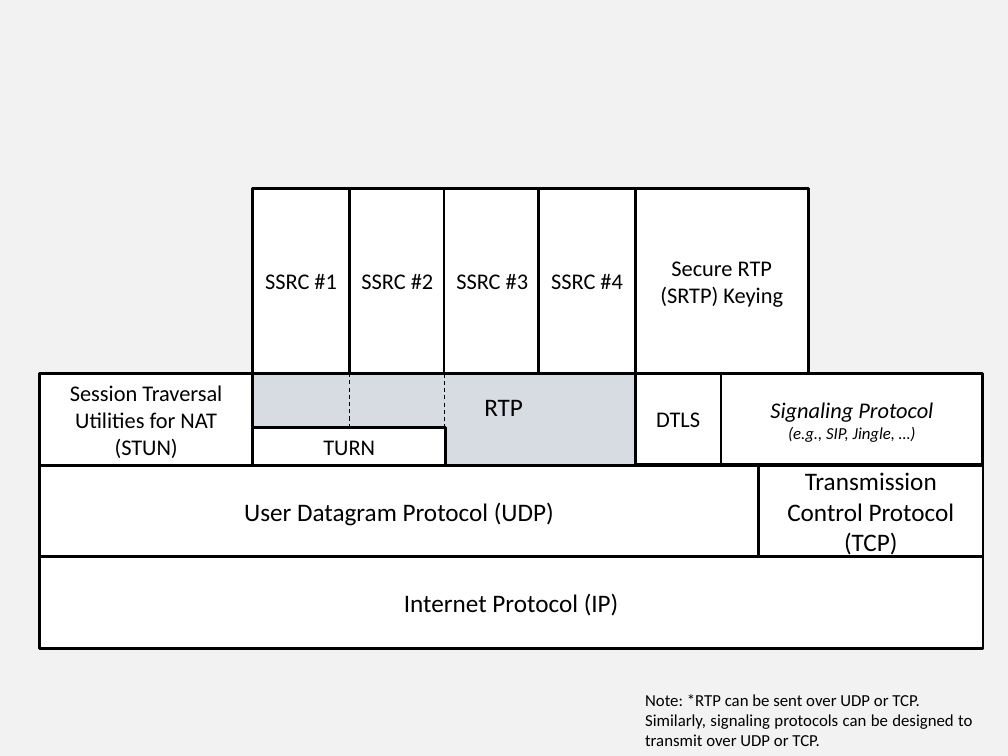
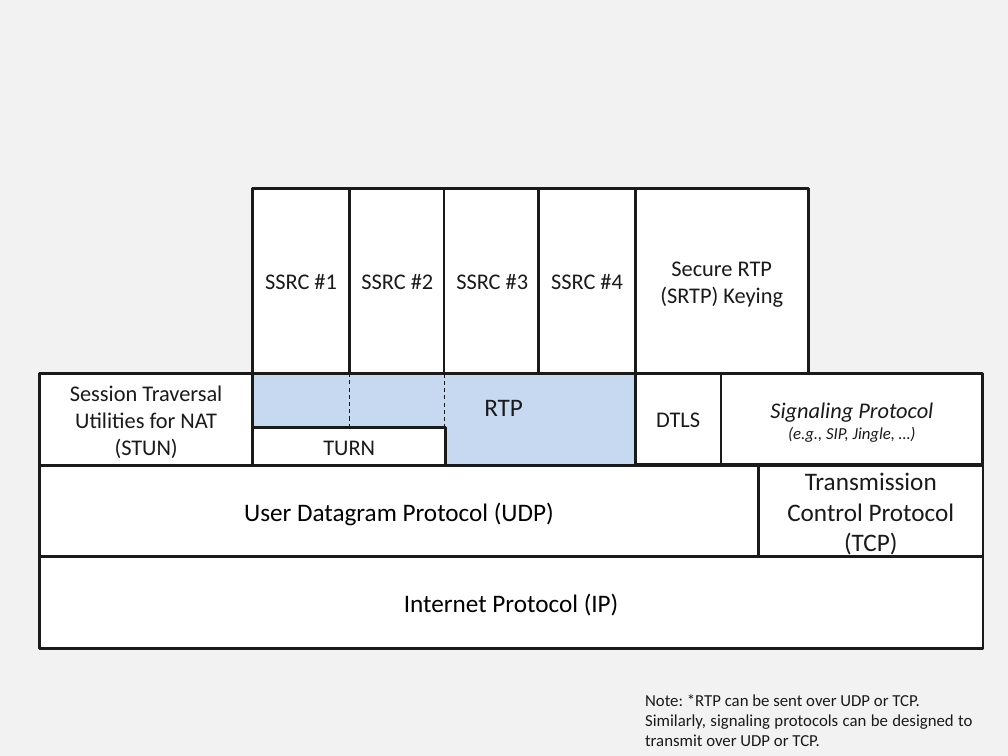
Before and after one commit to vr000m/PhD-thesis, a slide deck: slide 7 of graphs/source/chap5-src.pptx. Drawn at 1008x756 pixels with LibreOffice and Linux fonts; fonts in the diff are those of the drawing. Boxes give left, top, right and bottom in pixels: in the first picture for what was removed or moved away, otherwise in the second. Text is boxed around its words. In the diff, an @@ line names an element or a change of style, - is before the commit and + after.

```diff
--- a/graphs/source/chap5-src.pptx
+++ b/graphs/source/chap5-src.pptx
@@ text colour #000000 to #1A1A1A; outline #000000 2 pt to #1A1A1A 2 pt in 10 elements at [39,374,253,466], [349,188,446,373], [253,188,350,373], [253,427,446,466], [445,188,541,373], [539,188,636,373], [759,466,984,557], [721,374,983,465], [635,373,721,465], [635,188,808,373] @@
@@ rectangle "RTP" at [253,374,635,466]: text colour #000000 to #1A1A1A; fill #D7DCE3 to #C6D9F1; outline #000000 2 pt to #1A1A1A 2 pt @@
@@ line (253, 373) - (253, 447): stroke #000000 0.75 pt dashed to #191919 0.75 pt dashed @@
@@ line (349, 373) - (349, 427): stroke #000000 0.75 pt dashed to #191919 0.75 pt dashed @@
@@ line (445, 374) - (445, 428): stroke #000000 0.75 pt dashed to #191919 0.75 pt dashed @@
@@ rectangle "User Datagram Protocol (UDP)" at [39,466,759,557]: outline #000000 2 pt to #1A1A1A 2 pt @@
@@ rectangle "Internet Protocol (IP)" at [39,557,983,649]: outline #000000 2 pt to #1A1A1A 2 pt @@
@@ text "Note: *RTP can be sent ..." at [645,694,972,746]: text colour #000000 to #1A1A1A @@
```
Also in this commit, not shown: 14 other slides changed, 1 other file.
